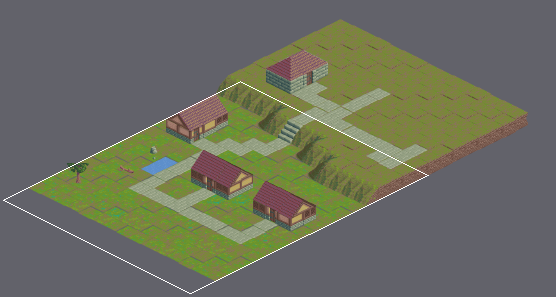
Tiled map, stored at assets/maps/test.tmx. The first picture is a wide view before the edit; the outline marks the close-up.
Close-up. As it was:
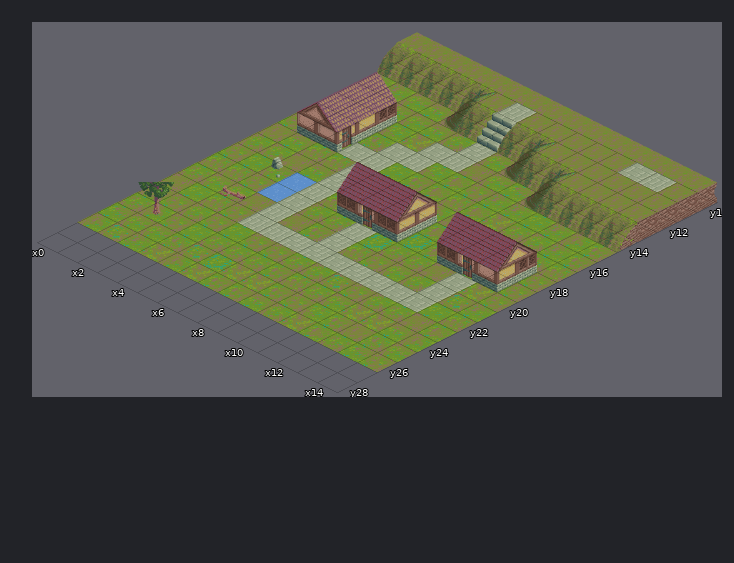
Cells are 64x32 px. Isometric: x runs down to the right, y down to the left. Shown: x 0..14, y 10..28. The commit also changed other parts of the map, which this record leaves out. The old version is drawn lined up with the new one.
After:
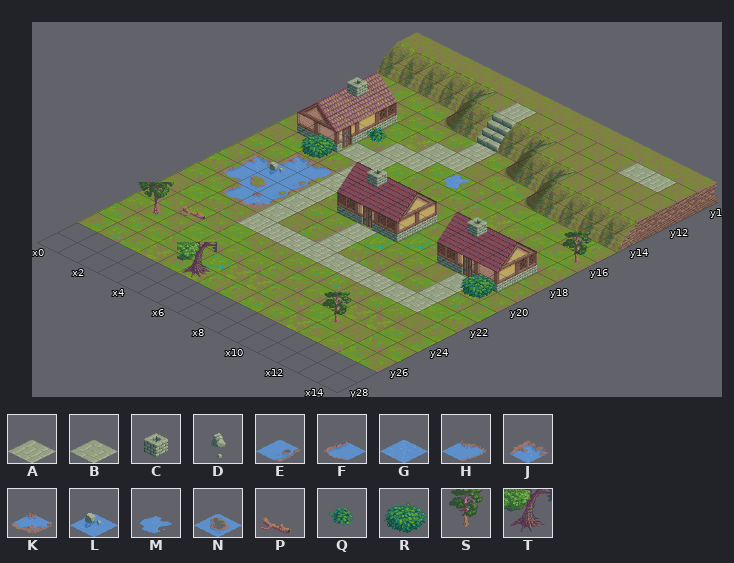
Key: from "iso-64x64-building_2": A 2, B 3, C 56; from "iso-64x64-outside": D 66, E 82, F 83, G 84, H 86, J 89, K 90, L 100, M 101, N 102, P 125, Q 127, R 128, S 152, T 158.
_ is an empty cell, . an unchanged one.
Tiles of an added or newly shown layer are drawn over the layers below it.
The edit:
map size 15x25 -> 15x27 cells (old content now starts at 0,2; both pictures use the new coordinates)
--- layer "0 decoration"
@@ x 1..14 @@
-15 .._..._.......
-16 ............._
-17 ._............
-18 .__...........
-19 _DG...........
-20 __G........._.
-21 .P_A..........
+15 ..Q...M.......
+16 .............S
+17 .R............
+18 .JH...........
+19 JLE...........
+20 FNE.........R.
+21 .FKB..........
@@ x 2..2 @@
-23 _
+23 P
@@ x 5..11 @@
-25 ......_
-26 _......
+25 ......S
+26 T......
--- layer "1 decoration" (added)
@@ x 0..0 @@
-13 _
+13 C
@@ x 5..10 @@
-17 _...._
+17 C....C
